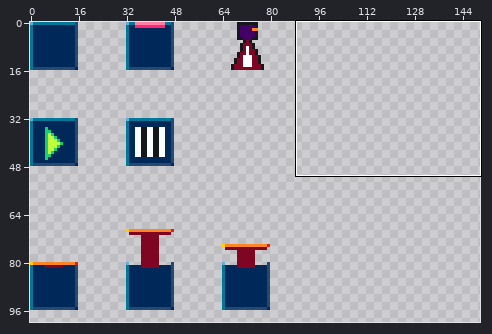
Pixel-art file, stored at assets/sprites.aseprite. Above, an overview of the earlier version with the close-up marked.
Close-up. Earlier state:
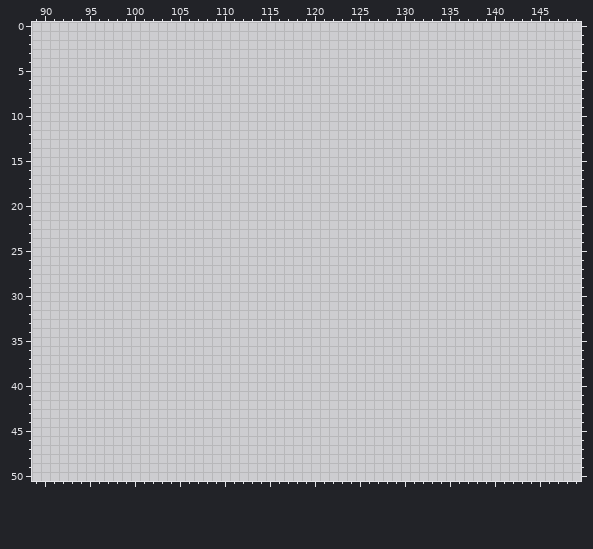
512x512 pixels, 1 frame. Shown: x 89..149, y 0..50. The wide view leaves out empty margins.
After the commit:
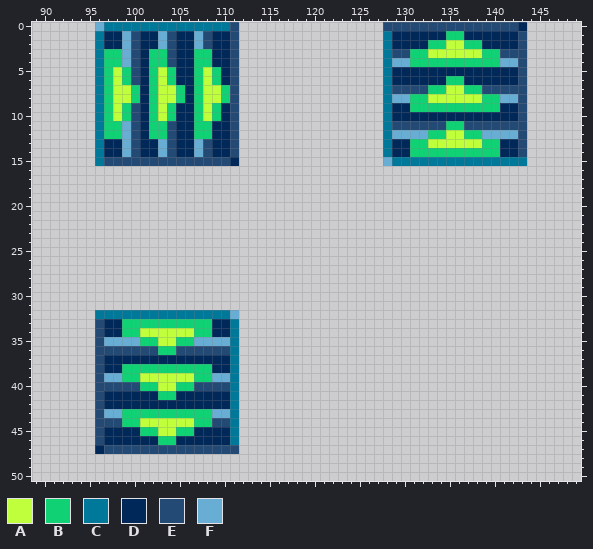
Palette (. is transparent): A #bfff3c  B #10d275  C #007899  D #002859  E #234975  F #68aed4
Diff:
y 0: x 96..111 ................ -> FCCCCCCCCCCCCCCE; x 128..143 ................ -> EEEEEEEEEEEEEEED
y 1: x 96..111 ................ -> CDDFEDDFEDDFEDDE; x 128..143 ................ -> CDDDDDDBBDDDDDDE
y 2: x 96..111 ................ -> CDDFEDDFEDDFEDDE; x 128..143 ................ -> CDDDDBBAABBDDDDE
y 3: x 96..111 ................ -> CBBFEDBBEDDBBDDE; x 128..143 ................ -> CEEBBAAAAAABBEEE
y 4: x 96..111 ................ -> CBBFEDBBEDDBBDDE; x 128..143 ................ -> CFFBBBBBBBBBBFFE
y 5: x 96..111 ................ -> CBABEDBABDDBABDE; x 128..143 ................ -> CDDDDDDDDDDDDDDE
y 6: x 96..111 ................ -> CBABEDBABDDBABDE; x 128..143 ................ -> CDDDDDDBBDDDDDDE
y 7: x 96..111 ................ -> CBAABDBAABDBAABE; x 128..143 ................ -> CEEEEBBAABBEEEEE
y 8: x 96..111 ................ -> CBAABDBAABDBAABE; x 128..143 ................ -> CFFBBAAAAAABBFFE
y 9: x 96..111 ................ -> CBABEDBABDDBABDE; x 128..143 ................ -> CDDBBBBBBBBBBDDE
y 10: x 96..111 ................ -> CBABEDBABDDBABDE; x 128..143 ................ -> CDDDDDDDDDDDDDDE
y 11: x 96..111 ................ -> CBBFEDBBEDDBBDDE; x 128..143 ................ -> CEEEEEEBBEEEEEEE
y 12: x 96..111 ................ -> CBBFEDBBEDDBBDDE; x 128..143 ................ -> CFFFFBBAABBFFFFE
y 13: x 96..111 ................ -> CDDFEDDFEDDFEDDE; x 128..143 ................ -> CDDBBAAAAAABBDDE
y 14: x 96..111 ................ -> CDDFEDDFEDDFEDDE; x 128..143 ................ -> CDDBBBBBBBBBBDDE
y 15: x 96..111 ................ -> CEEEEEEEEEEEEEED; x 128..143 ................ -> FCCCCCCCCCCCCCCC
y 32: x 96..111 ................ -> CCCCCCCCCCCCCCCF
y 33: x 96..111 ................ -> EDDBBBBBBBBBBDDC
y 34: x 96..111 ................ -> EDDBBAAAAAABBDDC
y 35: x 96..111 ................ -> EFFFFBBAABBFFFFC
y 36: x 96..111 ................ -> EEEEEEEBBEEEEEEC
y 37: x 96..111 ................ -> EDDDDDDDDDDDDDDC
y 38: x 96..111 ................ -> EDDBBBBBBBBBBDDC
y 39: x 96..111 ................ -> EFFBBAAAAAABBFFC
y 40: x 96..111 ................ -> EEEEEBBAABBEEEEC
y 41: x 96..111 ................ -> EDDDDDDBBDDDDDDC
y 42: x 96..111 ................ -> EDDDDDDDDDDDDDDC
y 43: x 96..111 ................ -> EFFBBBBBBBBBBFFC
y 44: x 96..111 ................ -> EEEBBAAAAAABBEEC
y 45: x 96..111 ................ -> EDDDDBBAABBDDDDC
y 46: x 96..111 ................ -> EDDDDDDBBDDDDDDC
y 47: x 96..111 ................ -> DEEEEEEEEEEEEEEE
